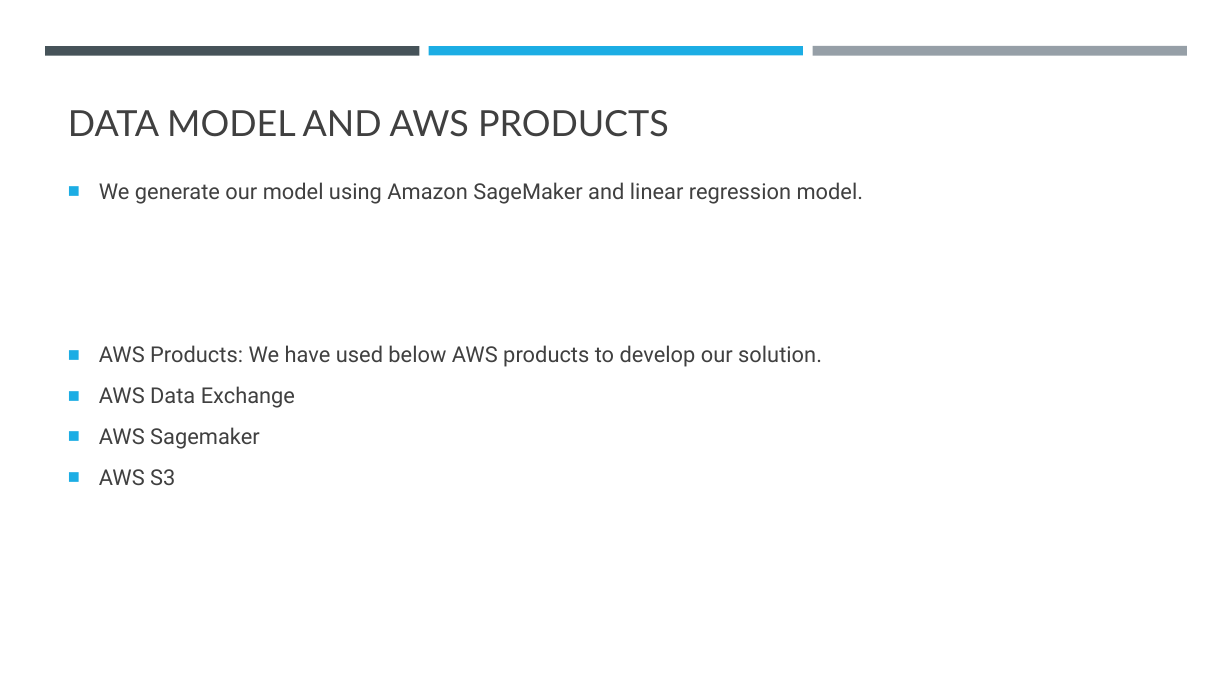
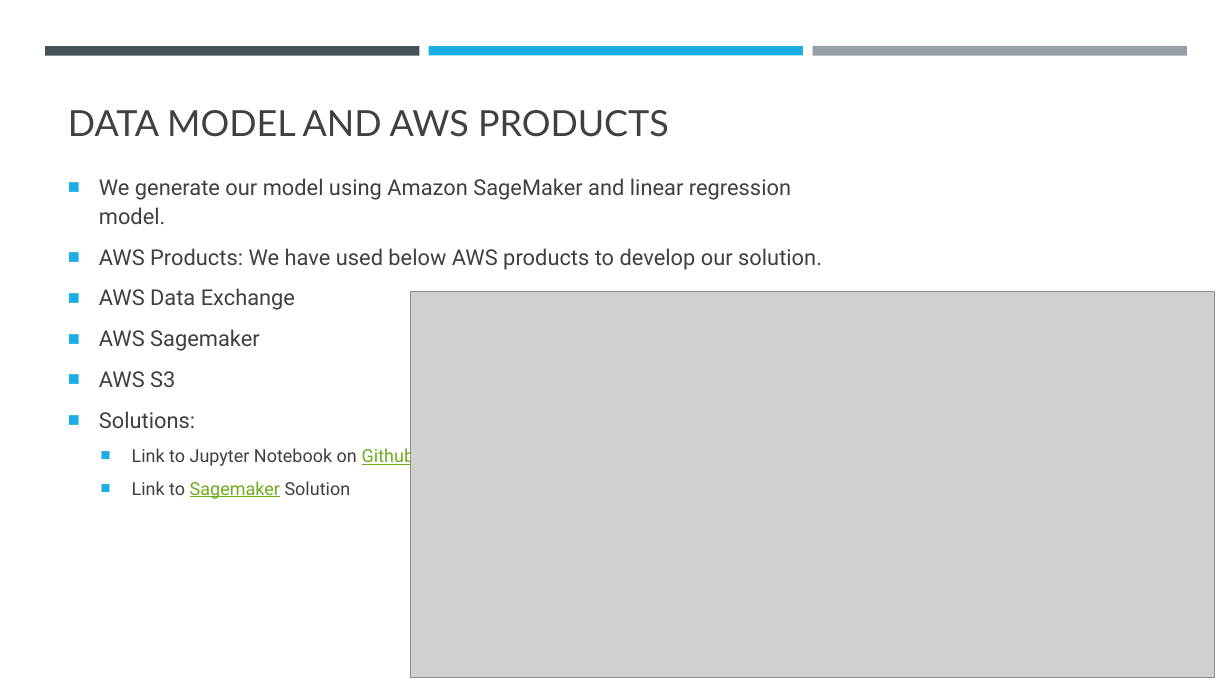
Before and after one commit to elizabethqiu/2020-wwcode-dshackathon-covid19ml, a slide deck: slide 6 of Team 9 - Karen Sparck-Jones/Team 9 - Karen Sparck-Jones.pptx (slide 5 before the commit). Drawn at 1232x693 pixels with LibreOffice and Linux fonts; fonts in the diff are those of the drawing; grey boxes stand for pictures. Boxes give left, top, right and bottom in pixels: in the first picture for what was removed or moved away, otherwise in the second. Text is boxed around its words. In the diff, an @@ line names an element or a change of style, - is before the commit and + after.

```diff
--- a/Team 9 - Karen Sparck-Jones/Team 9 - Karen Sparck-Jones.pptx
+++ b/Team 9 - Karen Sparck-Jones/Team 9 - Karen Sparck-Jones.pptx
@@ picture added at bbox=[411, 291, 1215, 677] @@
@@ text at bbox=[99, 411, 414, 499]: paragraphs added @@
+■ Solutions:
+  ■ Link to Jupyter Notebook on Github
+  ■ Link to Sagemaker Solution
```
Also in this commit, not shown: 3 other slides changed, 5 slides added, 2 slides removed.
